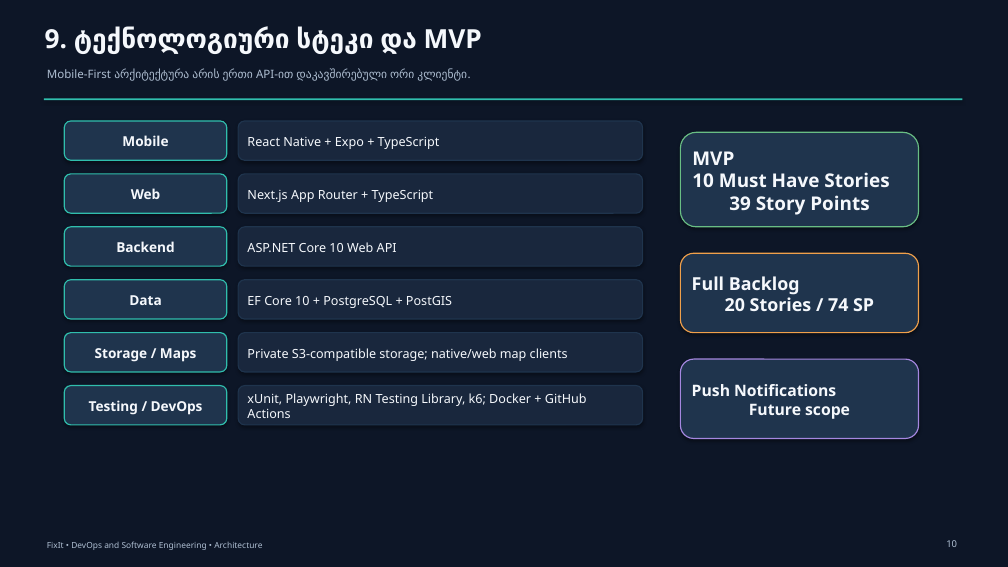
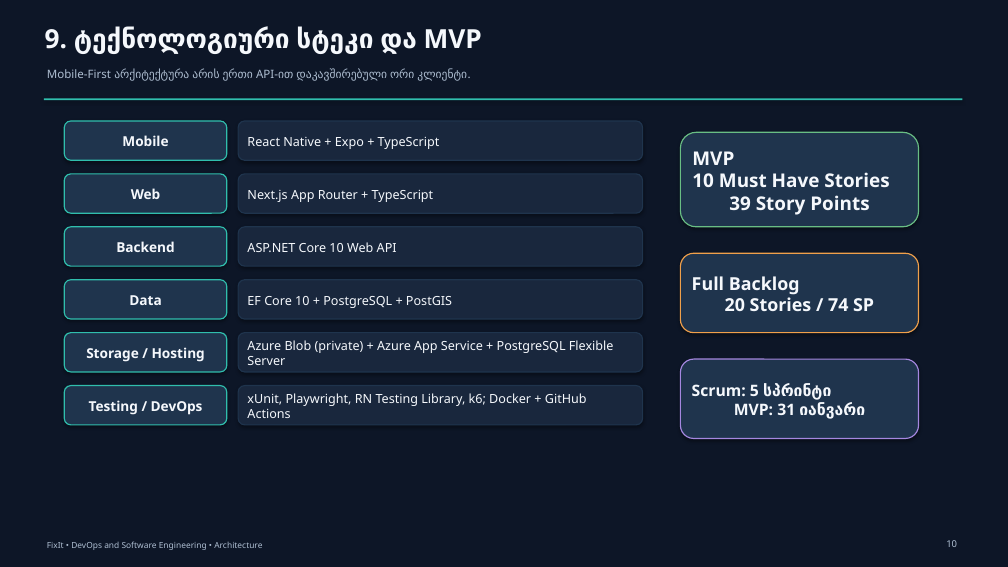
Before and after one commit to gigigiorgadze10/fixit, a slide deck: slide 10 of docs/FixIt-Architecture.pptx. Drawn at 1008x567 pixels with LibreOffice and Linux fonts; fonts in the diff are those of the drawing. Boxes give left, top, right and bottom in pixels: in the first picture for what was removed or moved away, otherwise in the second. Text is boxed around its words. In the diff, an @@ line names an element or a change of style, - is before the commit and + after.

Commit message:
Consolidate docs into README, BACKLOG and ARCHITECTURE; switch process to Scrum; fix backlog logic

```diff
--- a/docs/FixIt-Architecture.pptx
+++ b/docs/FixIt-Architecture.pptx
@@ text in rounded rectangle at <box>86,347,205,362</box>: text changed @@
-Storage / Maps
+Storage / Hosting
@@ text in rounded rectangle at <box>247,340,614,365</box>: text changed @@
-Private S3-compatible storage; native/web map clients
+Azure Blob (private) + Azure App Service + PostgreSQL Flexible Server
@@ text in rounded rectangle at <box>692,383,865,419</box>: text changed @@
-Push Notifications
-Future scope
+Scrum: 5 სპრინტი
+MVP: 31 იანვარი
```
Also in this commit, not shown: 1 other slide changed, 40 other files.
